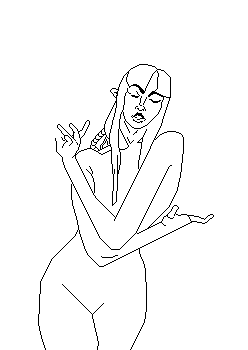
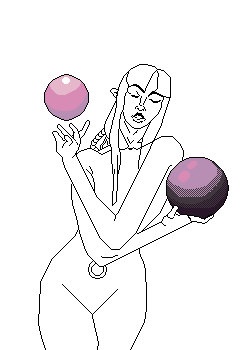
Revision of a layered 248×350 image; what changed, layer by layer:
painted on "Pintar camada 1" over [44, 74, 229, 303]
